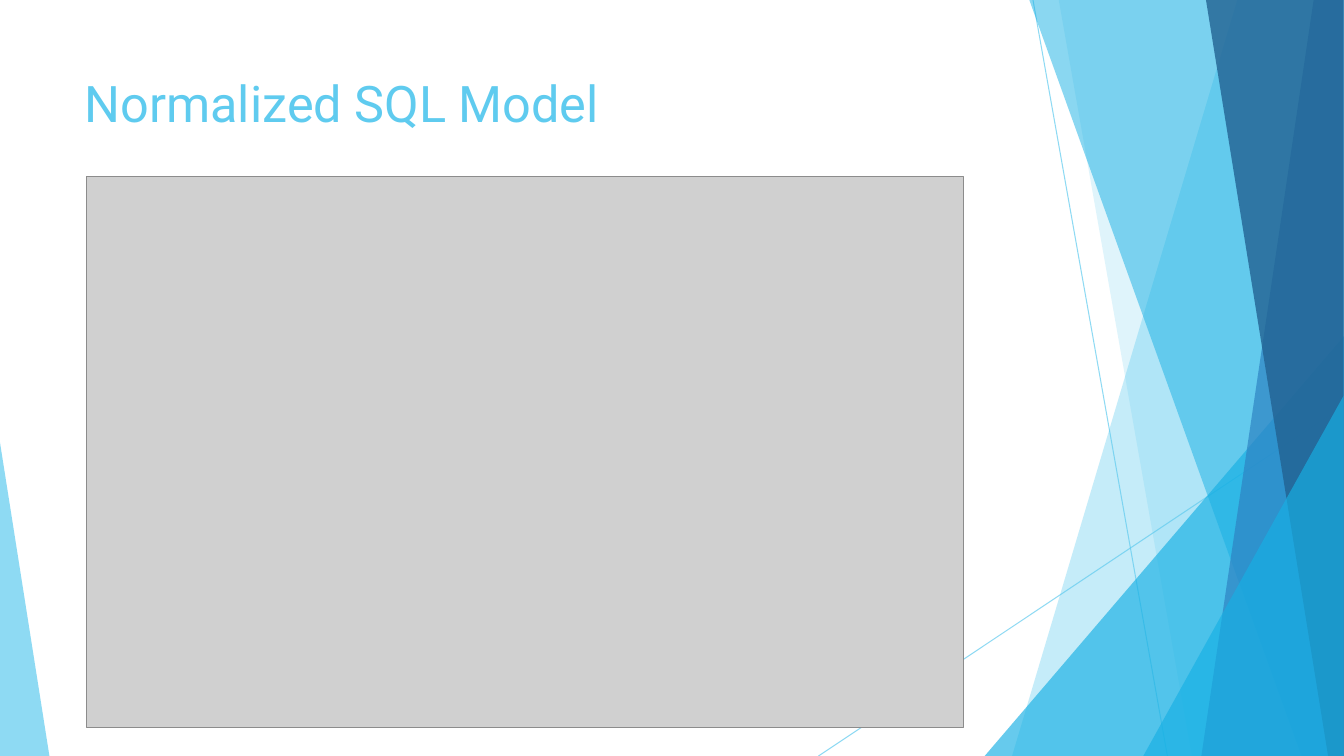
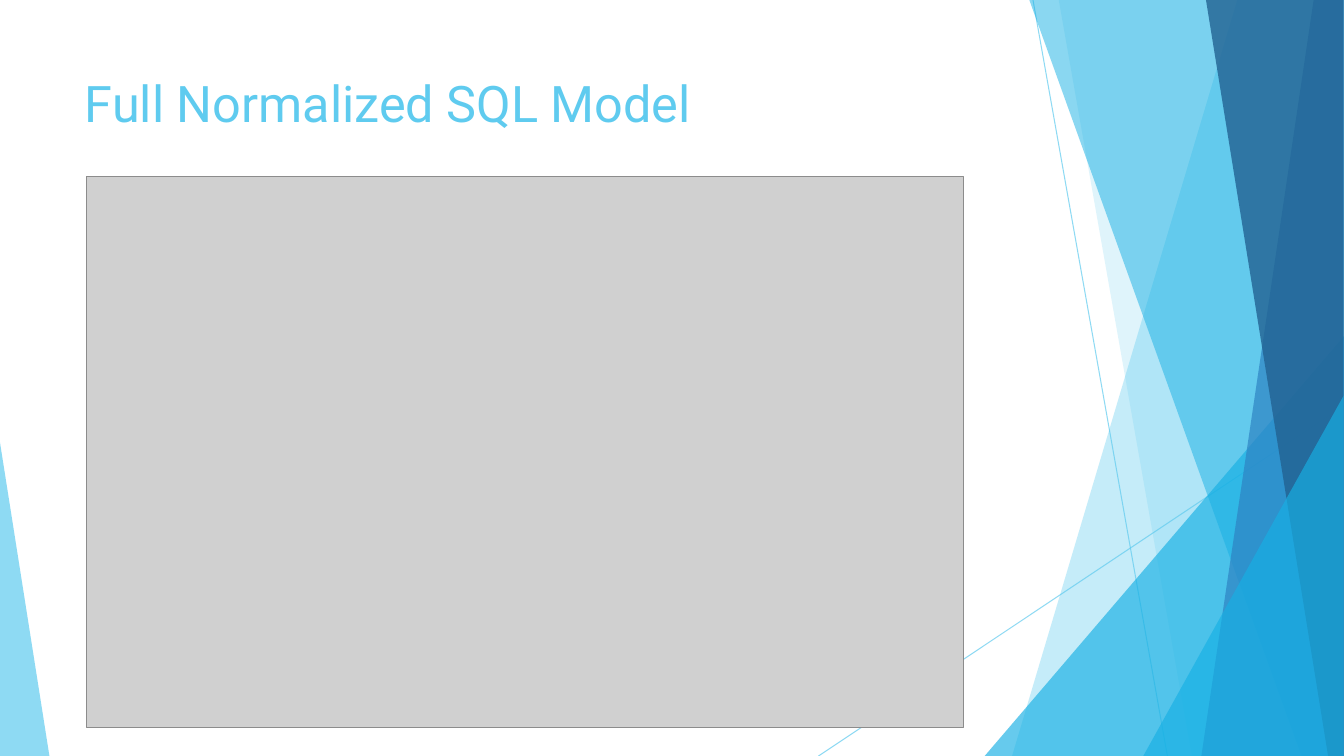
Before and after one commit to dmerson/ArizonaMastersCapstone, a slide deck: slide 20 of Documents/Basic Scholarship Awarding Graphs.pptx (slide 19 before the commit). Drawn at 1344x756 pixels with LibreOffice and Linux fonts; fonts in the diff are those of the drawing; grey boxes stand for pictures. Boxes give left, top, right and bottom in pixels: in the first picture for what was removed or moved away, otherwise in the second. Text is boxed around its words. In the diff, an @@ line names an element or a change of style, - is before the commit and + after.

```diff
--- a/Documents/Basic Scholarship Awarding Graphs.pptx
+++ b/Documents/Basic Scholarship Awarding Graphs.pptx
@@ title at [85, 84, 691, 128]: text changed @@
-Normalized SQL Model
+Full Normalized SQL Model
```
Also in this commit, not shown: 8 other slides changed, 2 slides added, 1 slide removed.
